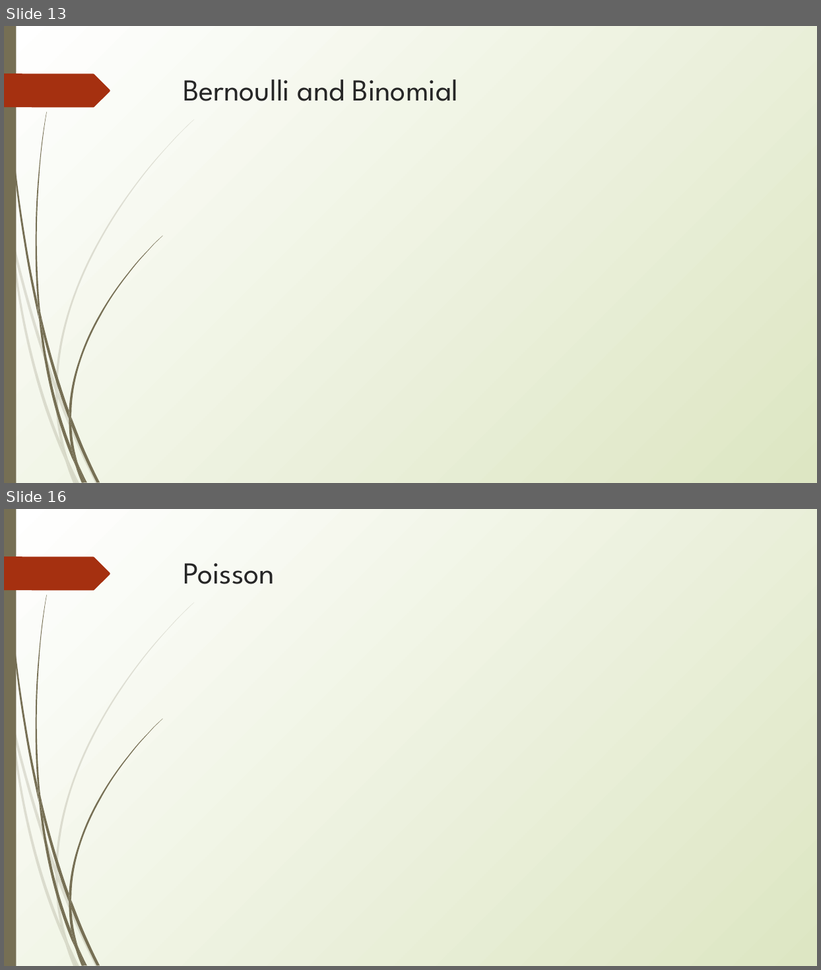
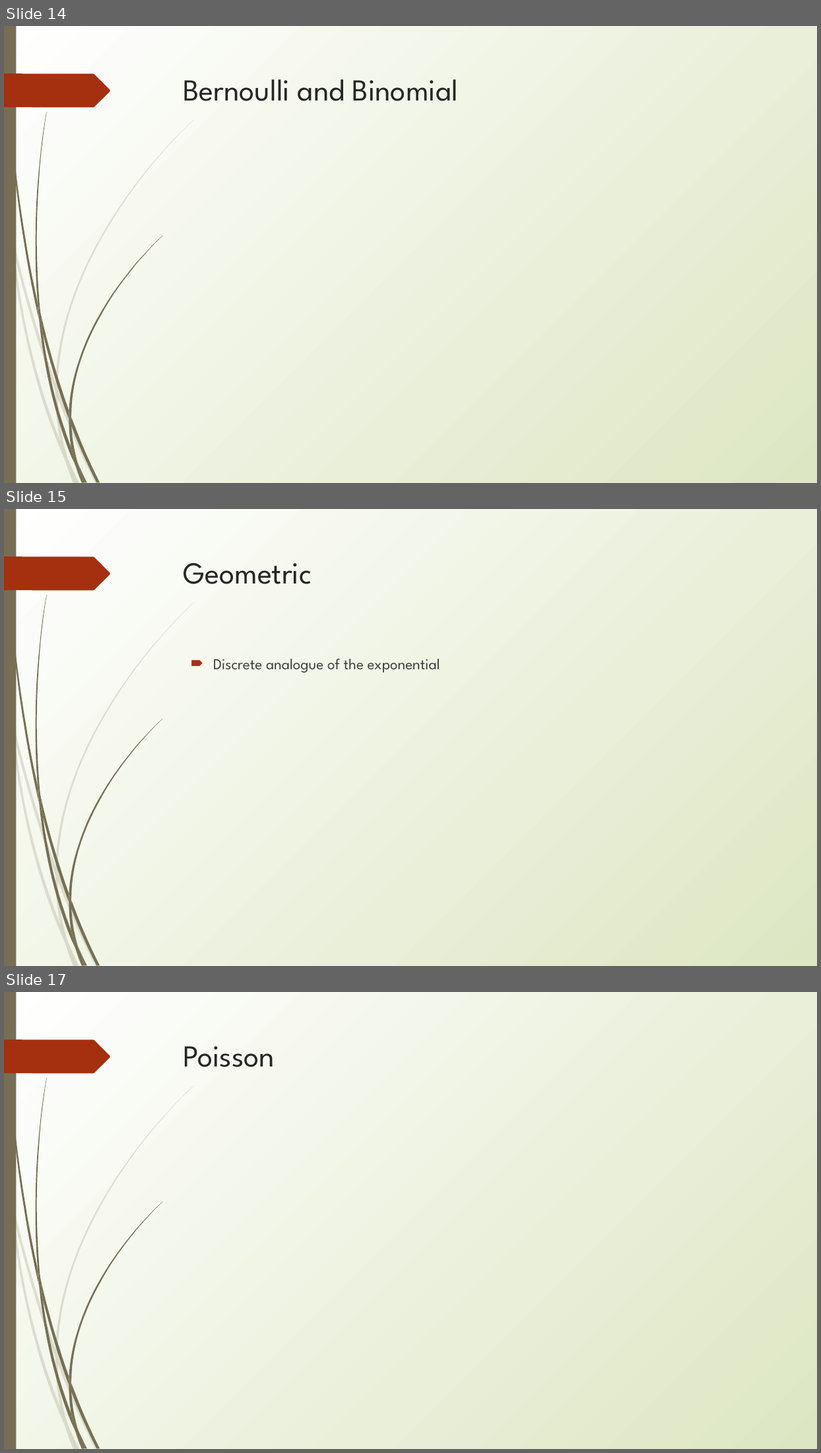
Before and after one commit to erynmcfarlane/GraduateStatsClass, a slide deck: Lecture2_v1.pptx. Shown one above the other, each under a label of ours: slides 13 and 16 before the commit, slides 14, 15 and 17 after it; the slides between them are not shown. The pictures are 821x970 and 821x1453 pixels, drawn with LibreOffice and Linux fonts; fonts in the diff are those of the drawing. Boxes give left, top, right and bottom in pixels: in the first picture for what was removed or moved away, otherwise in the second. Text is boxed around its words. In the diff, an @@ line names an element or a change of style, - is before the commit and + after.

```diff
--- a/Lecture2_v1.pptx
+++ b/Lecture2_v1.pptx
@@ slide 15 added at (4, 509, 817, 966), background gradient #FFFFFF to #DDE6C3; not listed: 24 template elements that a slide beside it also shows @@
@@ title added at (183, 563, 312, 584), 36 pt, text #262626 @@
+Geometric
@@ text added at (213, 659, 440, 673), 18 pt, text #3F3F3F @@
+🠶 Discrete analogue of the exponential
@@ what was slide 13 is now slide 14 @@
@@ what was slide 16 is now slide 17 @@
```
Also in this commit, not shown: 4 slides changed, 1 other slide added, 1 slide removed.
